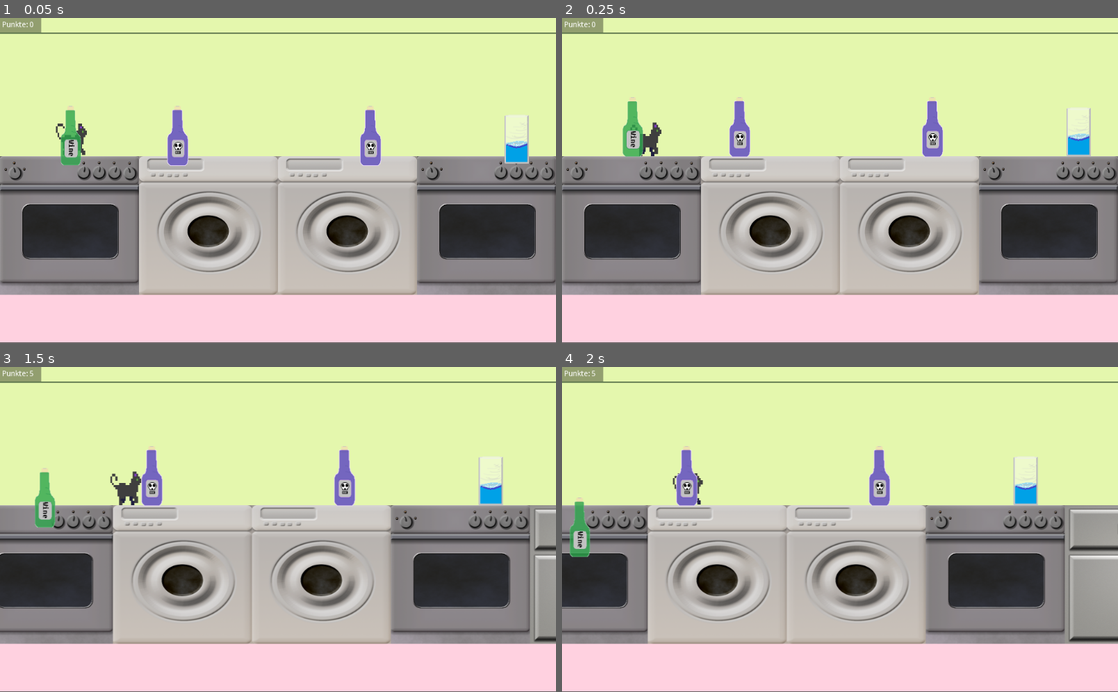
Above: before the commit, frames 1-4 (two rows, left to right).
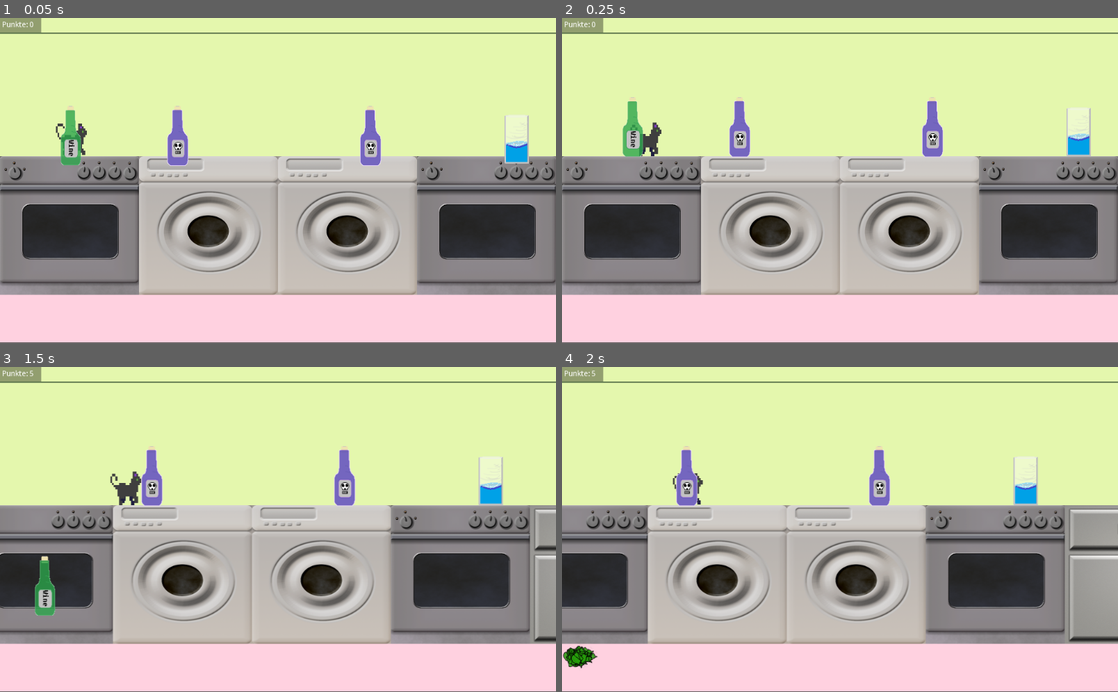
Above: after the commit, the same moments.

Repository: winnerbyhabit/bifigamejam18
Game: Godot game, scene res://Level.tscn
Two runs of this game, one before a commit and one after it. Both use one fixed random seed, a clock stepped at 60 frames per second and the inputs below. This scene is started directly instead of the project's main scene.
Inputs:
- Up to frame 1 (0.05 s): no input
- Up to frame 2 (0.25 s): no input
- Up to frame 3 (1.5 s): hold Right (player_right) 0.53-1.28 s; hold Space (player_hit) 0.53-1.28 s; hold Left (player_left) from 1.28 s (still down); tap Space (player_hit) at 1.35 s
- Up to frame 4 (2 s): keep holding Left (player_left)

The runs differ from the first frame. In frame 3, 1.0% of the frame differs, in the area x 6-10%, y 31-77%; in frame 4, 0.8%.

Commit message:
Gravity

Diff:
--- a/Bottle.tscn
+++ b/Bottle.tscn
@@ -9,7 +9,7 @@
 custom_solver_bias = 0.0
 extents = Vector2( 10, 11 )
 
-[node name="Bottle" type="RigidBody2D" groups=[
+[node name="Bottle" type="RigidBody2D" index="0" groups=[
 "bottle",
 ]]
 
@@ -20,7 +20,7 @@
 mass = 1.0
 friction = 1.0
 bounce = 0.0
-gravity_scale = 1.0
+gravity_scale = 5.0
 custom_integrator = false
 continuous_cd = 0
 contacts_reported = 0
--- a/Glass.tscn
+++ b/Glass.tscn
@@ -10,7 +10,7 @@
 custom_solver_bias = 0.0
 extents = Vector2( 10, 10 )
 
-[node name="Glass" type="RigidBody2D" groups=[
+[node name="Glass" type="RigidBody2D" index="0" groups=[
 "bottle",
 ]]
 
@@ -21,7 +21,7 @@
 mass = 1.0
 friction = 1.0
 bounce = 0.0
-gravity_scale = 1.0
+gravity_scale = 4.0
 custom_integrator = false
 continuous_cd = 0
 contacts_reported = 0
